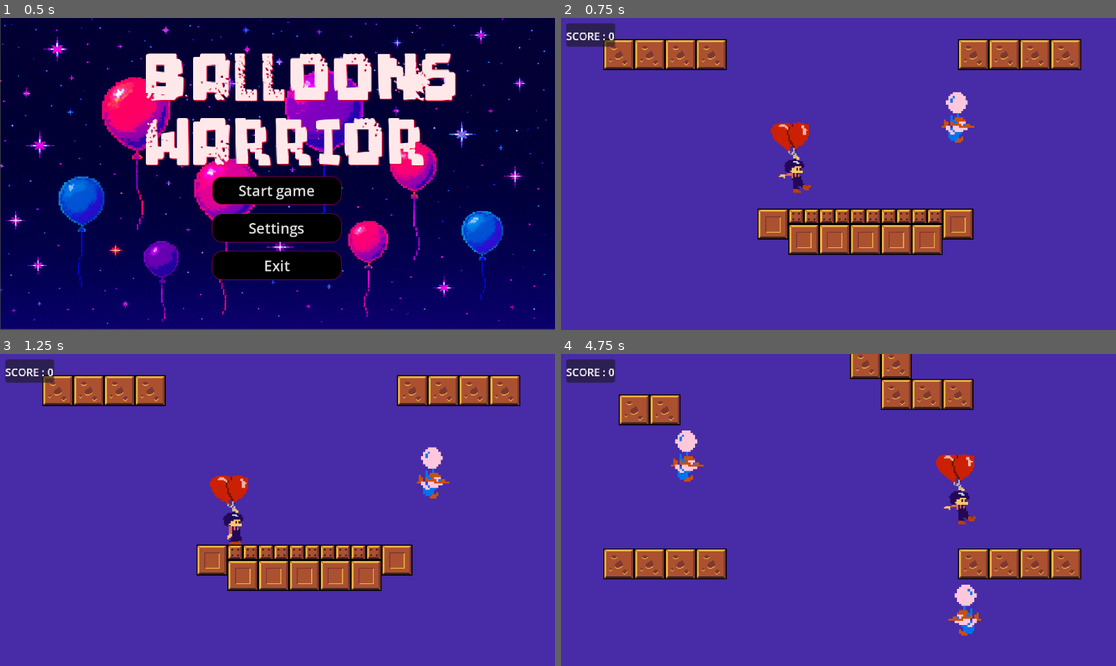
Above: before the commit, frames 1-4 (two rows, left to right).
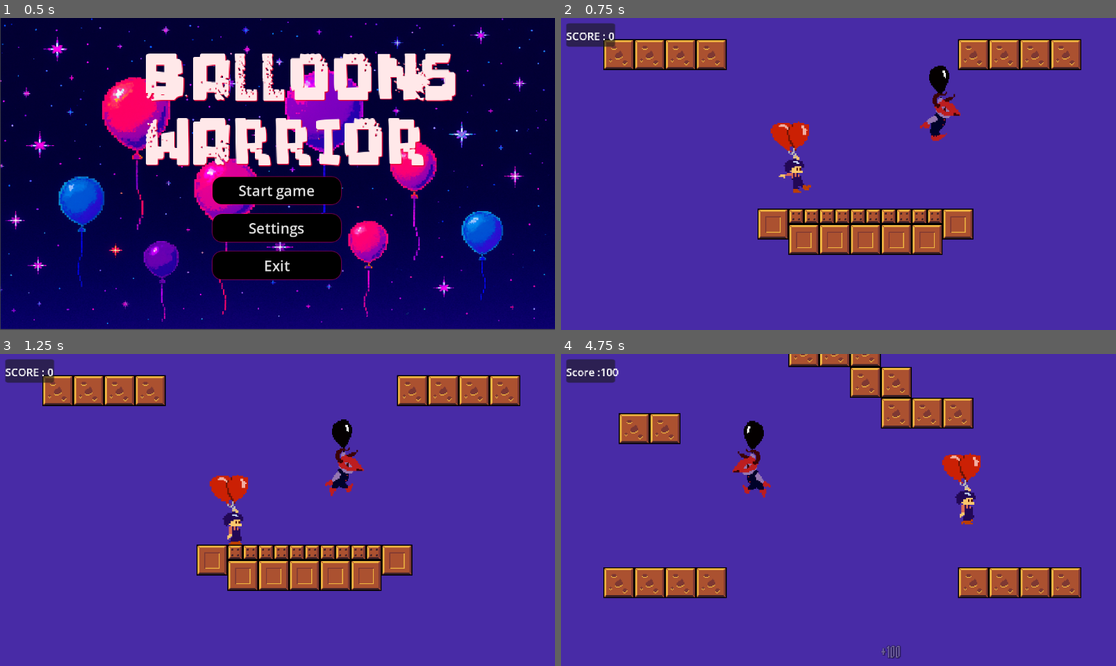
Above: after the commit, the same moments.

Repository: ifrit653/ballon-warrior
Game: Godot game, scene res://Scenes/main menu/main_menu.tscn
Two runs of this game, one before a commit and one after it. Both use one fixed random seed, a clock stepped at 60 frames per second and the inputs below.
Inputs:
- Up to frame 1 (0.5 s): no input
- Up to frame 2 (0.75 s): click "Start game" at 0.5 s
- Up to frame 3 (1.25 s): no input
- Up to frame 4 (4.75 s): tap Enter (ui_accept) at 1.25, 1.52, 1.82, 2.27, 2.57, 3.77, 4.07, 4.52 s; hold Right (ui_right) 1.28-2.78 s; hold Left (ui_left) 2.78-3.53 s; hold Right (ui_right) from 3.53 s (still down)

Frame 1 is identical in both runs. In frame 2, 1.1% of the frame differs, in the area x 64-75%, y 15-41%; in frame 3, 1.2%; in frame 4, 14%, in the area x 2-94%, y 0-98%.

Commit message:
add main mob default animation

Diff:
--- a/Scenes/enemy.tscn
+++ b/Scenes/enemy.tscn
@@ -1,32 +1,51 @@
-[gd_scene load_steps=8 format=3 uid="uid://bbw5n435b4tgq"]
+[gd_scene load_steps=11 format=3 uid="uid://bbw5n435b4tgq"]
 
 [ext_resource type="Script" uid="uid://ctmpoaw08c7ks" path="res://Scripts/enemy.gd" id="1_1f0kj"]
-[ext_resource type="Texture2D" uid="uid://cr00nshr0258g" path="res://Assets/NES-Balloon Fight-Miscellaneous-General-Sprites.png" id="1_hghv2"]
+[ext_resource type="Texture2D" uid="uid://dhareirmp7qd3" path="res://Assets/mob idle01.png" id="2_1dp5w"]
 [ext_resource type="AudioStream" uid="uid://calp1u5mqb53l" path="res://music/Hit damage 1.wav" id="3_0830c"]
 [ext_resource type="AudioStream" uid="uid://ros2orvsyyjo" path="res://music/Balloon start riding 2.wav" id="3_afpow"]
+[ext_resource type="Texture2D" uid="uid://bfqpt80v8cqhh" path="res://Assets/mob idle02.png" id="3_auwsv"]
+[ext_resource type="Texture2D" uid="uid://btxaiv5jh422l" path="res://Assets/mob idle03.png" id="4_8uf12"]
 [ext_resource type="AudioStream" uid="uid://7qbua6mj6qnx" path="res://music/Balloon-ride-1.mp3" id="4_287tu"]
+
+[sub_resource type="SpriteFrames" id="SpriteFrames_0830c"]
+animations = [{
+"frames": [{
+"duration": 1.0,
+"texture": ExtResource("2_1dp5w")
+}, {
+"duration": 1.0,
+"texture": ExtResource("3_auwsv")
+}, {
+"duration": 1.0,
+"texture": ExtResource("4_8uf12")
+}],
+"loop": true,
+"name": &"default",
+"speed": 7.0
+}]
 
 [sub_resource type="CapsuleShape2D" id="CapsuleShape2D_1f0kj"]
 radius = 18.375
-height = 98.0
+height = 139.257
 
 [sub_resource type="CapsuleShape2D" id="CapsuleShape2D_afpow"]
-radius = 22.0
-height = 104.0
+radius = 26.1086
+height = 142.042
 
 [node name="Node2D" type="RigidBody2D"]
 position = Vector2(598, 300)
 scale = Vector2(0.766029, 0.718096)
 script = ExtResource("1_1f0kj")
 
-[node name="Sprite2D" type="Sprite2D" parent="."]
-position = Vector2(1.62506, -18.7499)
-scale = Vector2(4.54412, 4.40385)
-texture = ExtResource("1_hghv2")
-region_enabled = true
-region_rect = Rect2(117.592, 1.73426, 17.1165, 26.5965)
+[node name="AnimatedSprite2D" type="AnimatedSprite2D" parent="."]
+position = Vector2(0, -48.74)
+scale = Vector2(2.35093, 2.59996)
+sprite_frames = SubResource("SpriteFrames_0830c")
+autoplay = "default"
+frame_progress = 0.691528
 
-[node name="hit_damage" type="AudioStreamPlayer" parent="Sprite2D"]
+[node name="hit_damage" type="AudioStreamPlayer" parent="AnimatedSprite2D"]
 stream = ExtResource("3_0830c")
 volume_db = 8.0
 
@@ -37,26 +56,26 @@
 attenuation = 0.297302
 
 [node name="CollisionShape2D" type="CollisionShape2D" parent="."]
-position = Vector2(1, -19)
+position = Vector2(-3.91633, -45.9548)
 shape = SubResource("CapsuleShape2D_1f0kj")
 
 [node name="RayCast2Dhighreight" type="RayCast2D" parent="."]
-position = Vector2(5.62494, -31.7499)
+position = Vector2(5.22177, -87.732)
 scale = Vector2(3.65972, -4.60174)
 target_position = Vector2(13.6622, 8.04043)
 
 [node name="RayCast2Dhighleft" type="RayCast2D" parent="."]
-position = Vector2(5.62494, -31.7499)
+position = Vector2(-6.52713, -87.732)
 scale = Vector2(3.65972, -4.60174)
 target_position = Vector2(-15.8482, 8.25774)
 
 [node name="RayCast2Dlowleft2" type="RayCast2D" parent="."]
-position = Vector2(7.62494, -3.74994)
+position = Vector2(-3.91632, -11.1406)
 scale = Vector2(3.65972, -4.60174)
 target_position = Vector2(-15.8482, -9.7789)
 
 [node name="RayCast2Dlowright" type="RayCast2D" parent="."]
-position = Vector2(7.62494, -3.74994)
+position = Vector2(-1.30546, -18.1034)
 scale = Vector2(3.65972, -4.60174)
 target_position = Vector2(14.2087, -9.12698)
 
@@ -64,7 +83,7 @@
 position = Vector2(51, 1)
 
 [node name="CollisionShape2D" type="CollisionShape2D" parent="Area2D"]
-position = Vector2(-50, -20)
+position = Vector2(-54.9163, -46.9549)
 shape = SubResource("CapsuleShape2D_afpow")
 
 [node name="player death" type="AudioStreamPlayer" parent="."]
--- a/Scripts/enemy.gd
+++ b/Scripts/enemy.gd
@@ -3,14 +3,14 @@
 
 const SPEED := 150.0
 
-@onready var sprite: Sprite2D = $Sprite2D
+@onready var animated_sprite_2d: AnimatedSprite2D = $AnimatedSprite2D
 @onready var ray_right: RayCast2D = $RayCast2Dhighreight
 @onready var ray_left: RayCast2D = $RayCast2Dhighleft
 @onready var ray_low_left: RayCast2D = $RayCast2Dlowleft2
 @onready var ray_low_right: RayCast2D = $RayCast2Dlowright
 @onready var player_death: AudioStreamPlayer = $"player death"
 @onready var mob_sfx: AudioStreamPlayer2D = $mob_sfx
-@onready var hit_damage: AudioStreamPlayer = $Sprite2D/hit_damage
+@onready var hit_damage: AudioStreamPlayer = $AnimatedSprite2D/hit_damage
 @export var floating_label_scene = preload("res://Scenes/control.tscn")
 
 var spawn_position: Vector2
@@ -82,9 +82,9 @@
 
 	# Always update sprite facing based on current direction
 	if direction.x > 0:
-		sprite.flip_h = true   # Face right
+		animated_sprite_2d.flip_h = true   # Face right
 	elif direction.x < 0:
-		sprite.flip_h = false  # Face left
+		animated_sprite_2d.flip_h = false  # Face left
 
 func choose_direction() -> void:
 	# Pick a new random direction
@@ -105,15 +105,15 @@
 var can_take_damage: bool = true
 var damage_cooldown: float = 1.0  # 1 second cooldown
 
-@onready var animated_sprite_2d: AnimatedSprite2D = $"../../Node2D"/AnimatedSprite2D
+@onready var animated_sprite_2dplayer: AnimatedSprite2D = $"../../Node2D"/AnimatedSprite2D
 
 func flash_white():
 	# Create a tween for smooth color transition
 	var tween = create_tween()
 
 	# Flash white briefly
-	tween.tween_property(animated_sprite_2d, "modulate", Color.WHITE * 2, 0.1)
-	tween.tween_property(animated_sprite_2d, "modulate", Color.WHITE, 0.1)
+	tween.tween_property(animated_sprite_2dplayer, "modulate", Color.WHITE * 2, 0.1)
+	tween.tween_property(animated_sprite_2dplayer, "modulate", Color.WHITE, 0.1)
 
 func _on_area_2d_body_entered(body):
 	if (body == player):
Binary file added: Assets/mob idle01.png
Not shown, added: Assets/mob idle01.png.import
Binary file added: Assets/mob idle02.png
Not shown, added: Assets/mob idle02.png.import
Binary file added: Assets/mob idle03.png
Not shown, added: Assets/mob idle03.png.import
